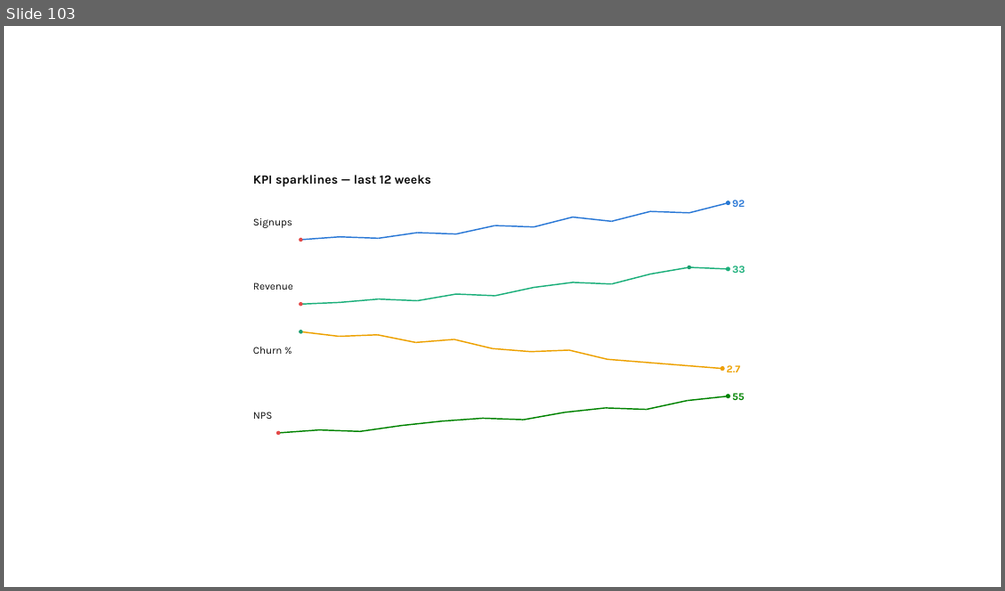
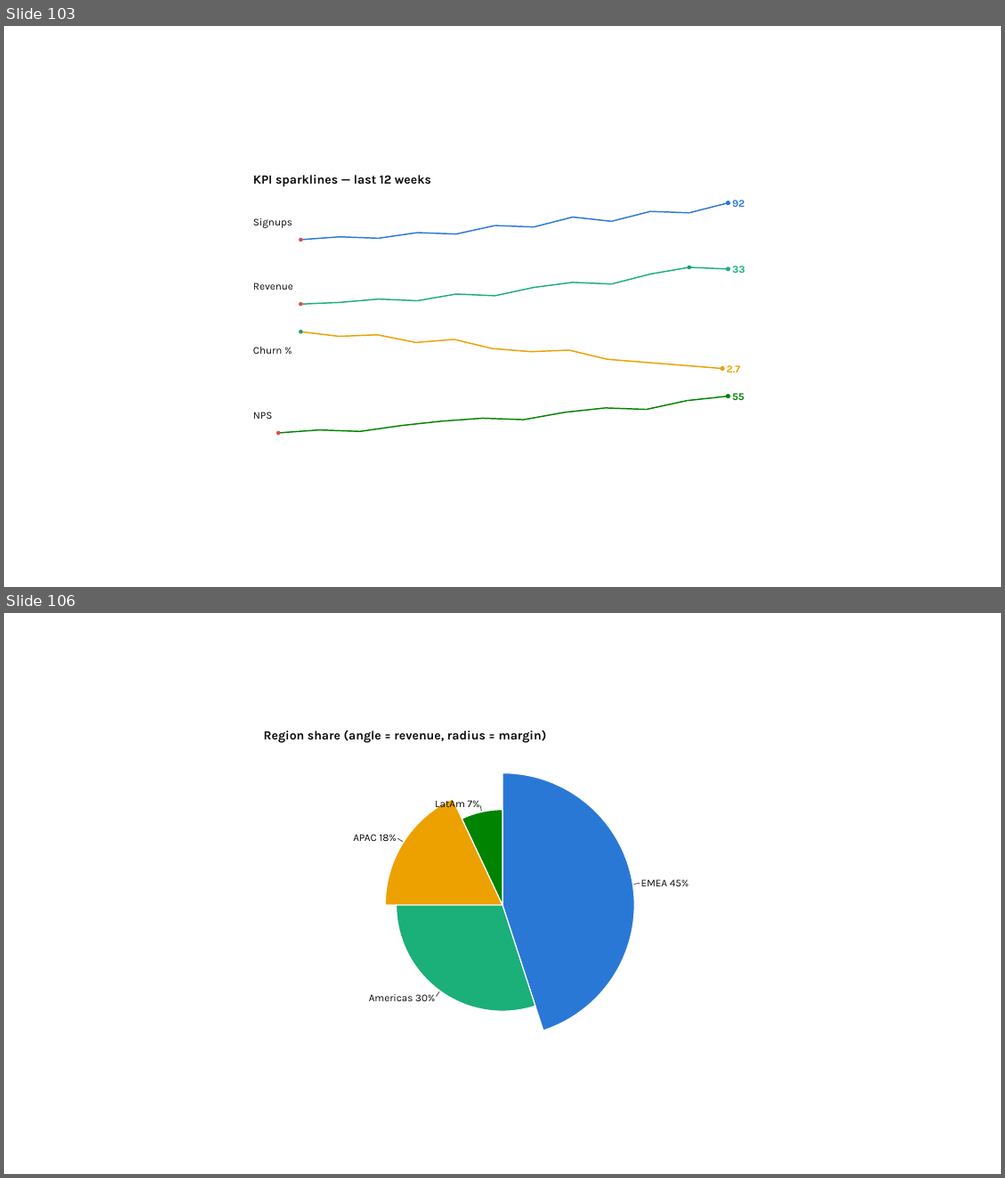
Before and after one commit to dannbleeker/PowerChart, a slide deck: examples/showcase.pptx. Shown one above the other, each under a label of ours: slide 103 before the commit, slides 103 and 106 after it; the slides between them are not shown. The pictures are 1005x591 and 1005x1178 pixels, drawn with LibreOffice and Linux fonts; fonts in the diff are those of the drawing. Boxes give left, top, right and bottom in pixels: in the first picture for what was removed or moved away, otherwise in the second. Text is boxed around its words. In the diff, an @@ line names an element or a change of style, - is before the commit and + after.

```diff
--- a/examples/showcase.pptx
+++ b/examples/showcase.pptx
@@ slide 106 added at (x1=4, y1=613, x2=1001, y2=1174), background #FFFFFF @@
@@ text added at (x1=264, y1=730, x2=547, y2=743), 12 pt, text #0B0B0B, bold @@
+Region share (angle = revenue, radius = margin)
@@ pie slice (boxed as its full ellipse) added at (x1=371, y1=773, x2=634, y2=1037), fill #2A78D6, outline #FFFFFF 1 pt @@
@@ pie slice (boxed as its full ellipse) added at (x1=386, y1=787, x2=620, y2=1022), fill #EDA100, outline #FFFFFF 1 pt @@
@@ pie slice (boxed as its full ellipse) added at (x1=396, y1=798, x2=609, y2=1011), fill #1BAF7A, outline #FFFFFF 1 pt @@
@@ text added at (x1=435, y1=798, x2=480, y2=811), 10 pt, text #0B0B0B @@
+LatAm 7%
@@ pie slice (boxed as its full ellipse) added at (x1=407, y1=810, x2=598, y2=1000), fill #008300, outline #FFFFFF 1 pt @@
@@ line added from (480, 805) to (482, 811), #52514E 0.75 pt @@
@@ text added at (x1=353, y1=834, x2=396, y2=841), 10 pt, text #0B0B0B @@
+APAC 18%
@@ line added from (398, 838) to (403, 842), #52514E 0.75 pt @@
@@ text added at (x1=641, y1=879, x2=689, y2=886), 10 pt, text #0B0B0B @@
+EMEA 45%
@@ line added from (633, 884) to (639, 883), #52514E 0.75 pt @@
@@ text added at (x1=369, y1=994, x2=435, y2=1001), 10 pt, text #0B0B0B @@
+Americas 30%
@@ line added from (437, 997) to (439, 991), #52514E 0.75 pt @@
```
Also in this commit, not shown: 2 other slides added, 14 other files.
